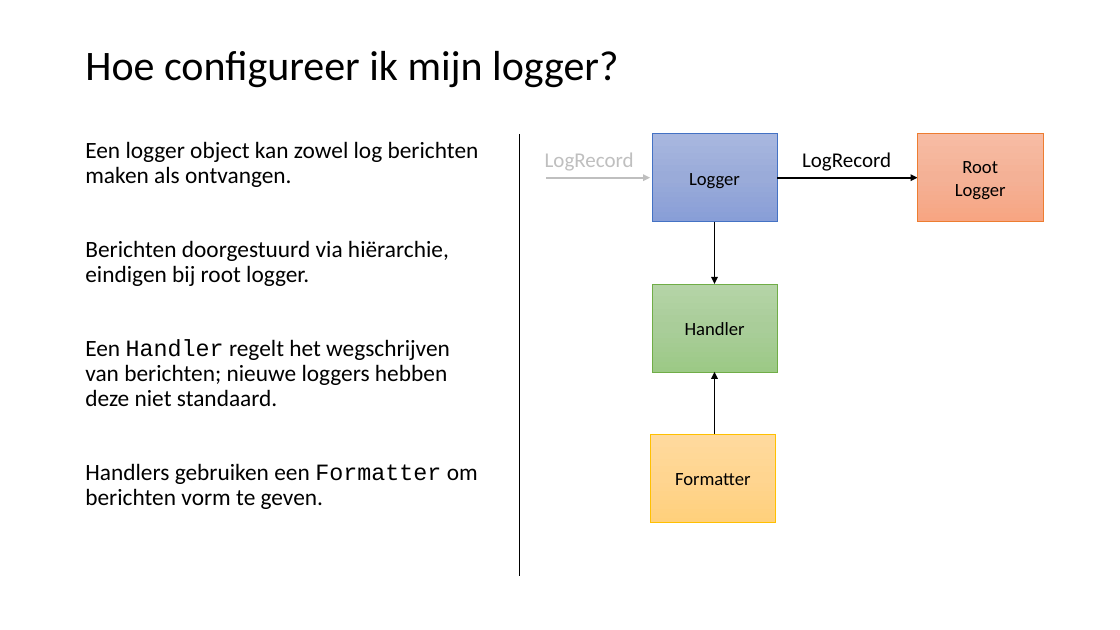
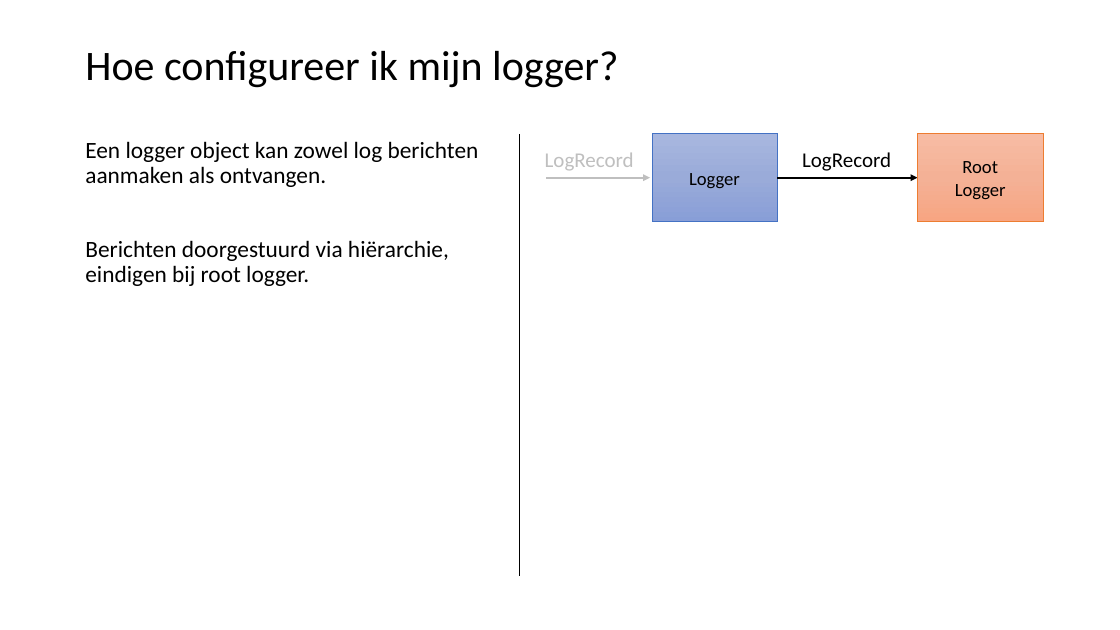
Before and after one commit to LFKoning/knowledge-sharing, a slide deck: slide 23 of python_trainees/2_style_logging_errors/python_traineeship_2.pptx. Drawn at 1120x630 pixels with LibreOffice and Linux fonts; fonts in the diff are those of the drawing. Boxes give left, top, right and bottom in pixels: in the first picture for what was removed or moved away, otherwise in the second. Text is boxed around its words. In the diff, an @@ line names an element or a change of style, - is before the commit and + after.

```diff
--- a/python_trainees/2_style_logging_errors/python_traineeship_2.pptx
+++ b/python_trainees/2_style_logging_errors/python_traineeship_2.pptx
@@ text at (85,141,479,187): text changed @@
-Een logger object kan zowel log berichten maken als ontvangen.
+Een logger object kan zowel log berichten aanmaken als ontvangen.
@@ arrow removed from (715, 222) to (715, 284) @@
@@ rectangle removed at (652,284,777,372) @@
-Handler
@@ text at (85,339,478,509): paragraphs removed @@
-Een Handler regelt het wegschrijven van berichten; nieuwe loggers hebben deze niet standaard.
-Handlers gebruiken een Formatter om berichten vorm te geven.
@@ arrow removed from (715, 434) to (715, 372) @@
@@ rectangle removed at (650,434,776,523) @@
-Formatter
```
Also in this commit, not shown: 9 other slides changed, 13 slides added, 1 slide removed, 5 other files.
